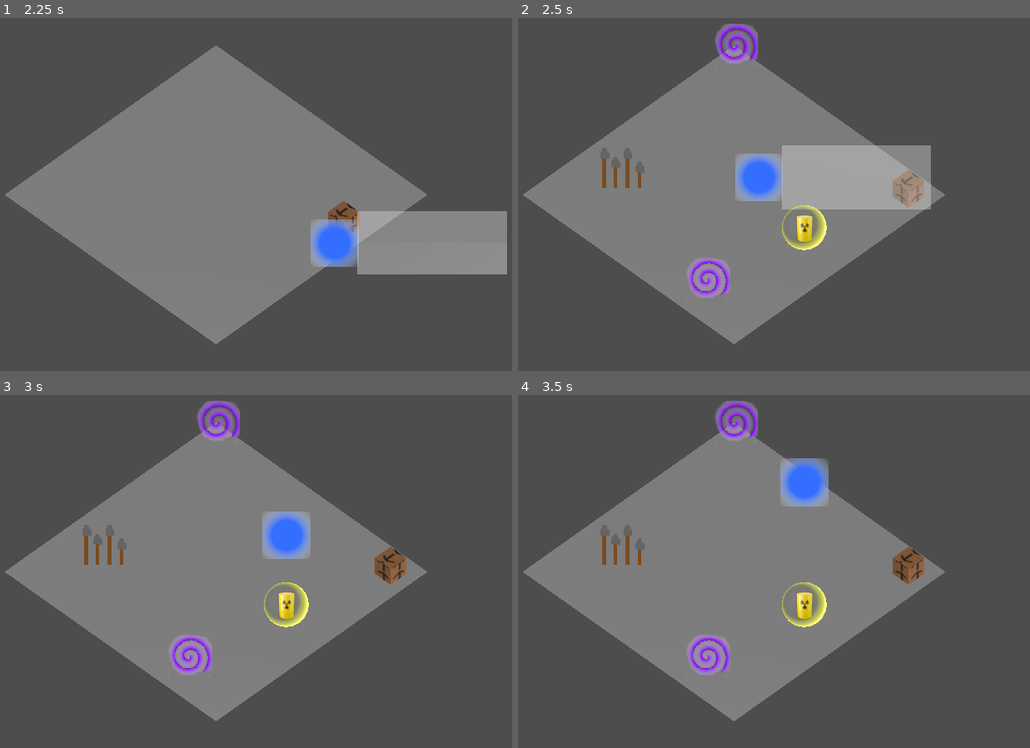
Above: before the commit, frames 1-4 (two rows, left to right).
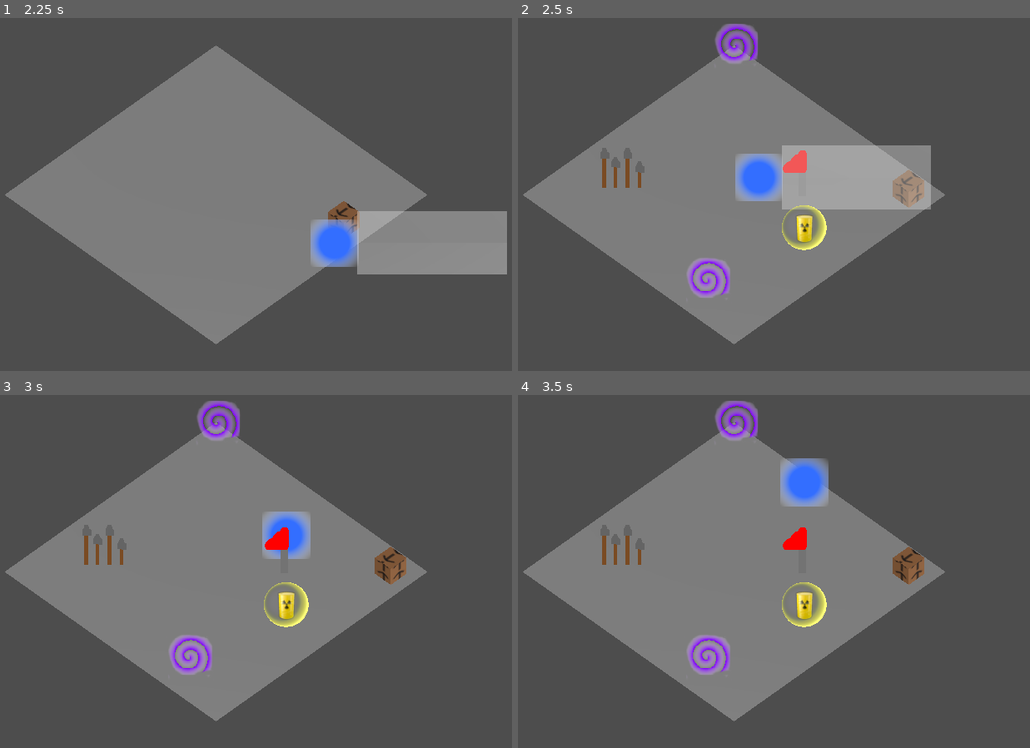
Above: after the commit, the same moments.

Repository: Hazematman/GGJ2025
Game: Godot game, scene res://scenes/main_menu.tscn
Same seed, same stepped clock (60 frames per second), same inputs: the game is played once before the commit and once after it.
Inputs:
- Up to frame 1 (2.25 s): tap Enter (ui_accept) at 0.5, 0.77, 1.52 s; hold Right (ui_right) 0.53-1.28 s; hold E (Interactuar) 0.53-1.28 s; hold Down (ui_down) 1.28-2.03 s; tap E (Interactuar) at 1.35 s; hold Right (ui_right) from 2.03 s (still down); hold Shift (attract) from 2.03 s (still down)
- Up to frame 2 (2.5 s): keep holding Right (ui_right); keep holding Shift (attract); tap E (Interactuar) at 2.3 s
- Up to frame 3 (3 s): release Right (ui_right) at 2.78 s; release Shift (attract) at 2.78 s; hold Up (ui_up) from 2.78 s (still down); tap Ctrl (expulse) at 2.85 s
- Up to frame 4 (3.5 s): keep holding Up (ui_up); tap Enter (ui_accept) at 3.02 s; tap E (Interactuar) at 3.05 s

Frame 1 is identical in both runs. In frame 2, 0.2% of the frame differs, in the area x 51-57%, y 37-44%; in frame 3, 0.3%, in the area x 51-57%, y 37-47%; in frame 4, 0.2%.

Commit message:
Añadir bandera

Diff:
--- /dev/null
+++ b/scenes/bander_con_tierra.tscn
@@ -0,0 +1,11 @@
+[gd_scene load_steps=3 format=3 uid="uid://balgqjj8n5m2f"]
+
+[ext_resource type="PackedScene" uid="uid://b4qb4d5sxi1tg" path="res://scenes/tierra.tscn" id="1_go3l3"]
+[ext_resource type="PackedScene" uid="uid://dv5rewd88c2te" path="res://scenes/bandera.tscn" id="2_eaur6"]
+
+[node name="BanderConTierra" type="Node3D"]
+
+[node name="Tierra" parent="." instance=ExtResource("1_go3l3")]
+
+[node name="Bandera" parent="." instance=ExtResource("2_eaur6")]
+transform = Transform3D(1, 0, 0, 0, 1, 0, 0, 0, 1, 0, 0.167145, 0)
--- /dev/null
+++ b/scenes/bandera.tscn
@@ -0,0 +1,24 @@
+[gd_scene load_steps=4 format=3 uid="uid://dv5rewd88c2te"]
+
+[ext_resource type="Script" path="res://scripts/bandera.gd" id="1_kruef"]
+[ext_resource type="Texture2D" uid="uid://6uu447wrtpjs" path="res://assets/bandera.png" id="2_x1euy"]
+
+[sub_resource type="BoxShape3D" id="BoxShape3D_ovf6a"]
+size = Vector3(0.3, 0.5, 0.3)
+
+[node name="Bandera" type="Area3D"]
+transform = Transform3D(1, 0, 0, 0, 1, 0, 0, 0, 1, 0, 0.25, 0)
+collision_layer = 2048
+collision_mask = 2048
+script = ExtResource("1_kruef")
+
+[node name="Sprite3D" type="Sprite3D" parent="."]
+pixel_size = 0.005
+billboard = 1
+texture_filter = 0
+texture = ExtResource("2_x1euy")
+
+[node name="CollisionShape3D" type="CollisionShape3D" parent="."]
+shape = SubResource("BoxShape3D_ovf6a")
+
+[connection signal="body_entered" from="." to="." method="_on_body_entered"]
--- a/scenes/burbuja.tscn
+++ b/scenes/burbuja.tscn
@@ -38,8 +38,8 @@
 
 [node name="Burbuja" type="CharacterBody3D"]
 transform = Transform3D(1, 0, 0, 0, 1, 0, 0, 0, 1, 0, 0.25, 0)
-collision_layer = 3
-collision_mask = 3
+collision_layer = 2051
+collision_mask = 2051
 script = ExtResource("1_gcaxg")
 
 [node name="CollisionShape3D" type="CollisionShape3D" parent="."]
--- a/scenes/game.tscn
+++ b/scenes/game.tscn
@@ -6,6 +6,7 @@
 [ext_resource type="PackedScene" uid="uid://bhm3q7oo8pjet" path="res://scenes/portal.tscn" id="3_37cqa"]
 [ext_resource type="PackedScene" uid="uid://stkqtq403the" path="res://scenes/piston.tscn" id="4_20j5n"]
 [ext_resource type="PackedScene" uid="uid://dmxkqtmrvjhl" path="res://scenes/burbuja.tscn" id="5_1mhya"]
+[ext_resource type="PackedScene" uid="uid://dv5rewd88c2te" path="res://scenes/bandera.tscn" id="7_vjvvj"]
 
 [sub_resource type="PlaneMesh" id="PlaneMesh_bb8d1"]
 
@@ -51,6 +52,10 @@
 [node name="Burbuja" parent="." instance=ExtResource("5_1mhya")]
 transform = Transform3D(1, 0, 0, 0, 1, 0, 0, 0, 1, 0.656745, 0.25, -0.00675201)
 
+[node name="Bandera" parent="." instance=ExtResource("7_vjvvj")]
+transform = Transform3D(1, 0, 0, 0, 1, 0, 0, 0, 1, 0.356532, 0.25, -0.306759)
+
+[connection signal="gana" from="." to="." method="_on_gana"]
 [connection signal="mata" from="." to="." method="_on_mata"]
 [connection signal="mata" from="Jugador" to="Jugador" method="_on_mata"]
 [connection signal="mata" from="Burbuja" to="Burbuja" method="_on_mata"]
--- a/scenes/mapa_basica.tscn
+++ b/scenes/mapa_basica.tscn
@@ -20,5 +20,6 @@
 
 [node name="Jugador" parent="." instance=ExtResource("1_85i4a")]
 
+[connection signal="gana" from="." to="." method="_on_mata"]
 [connection signal="mata" from="." to="." method="_on_mata"]
 [connection signal="mata" from="Jugador" to="Jugador" method="_on_mata"]
--- /dev/null
+++ b/scripts/bandera.gd
@@ -0,0 +1,5 @@
+extends Area3D
+
+func _on_body_entered(body: Node3D) -> void:
+	body.get_parent().emit_signal("gana")
+	body.get_parent().get_parent().emit_signal("gana")
--- a/scripts/level_editor.gd
+++ b/scripts/level_editor.gd
@@ -8,6 +8,7 @@
 	"Pincho",
 	"Burbuja",
 	"Portal",
+	"Bandera",
 ]
 
 var opcíones_node = {
@@ -16,6 +17,7 @@
 	"Pincho": preload("res://scenes/pincho_con_tierra.tscn"),
 	"Burbuja": preload("res://scenes/burbuja_con_tierra.tscn"),
 	"Portal": preload("res://scenes/portal_con_tierra.tscn"),
+	"Bandera": preload("res://scenes/bander_con_tierra.tscn"),
 }
 
 var mapa_basica: PackedScene = preload("res://scenes/mapa_basica.tscn")
--- a/scripts/mapa_basica.gd
+++ b/scripts/mapa_basica.gd
@@ -5,9 +5,17 @@
 const game_over_screen = preload("res://scenes/game_over.tscn")
 
 signal mata
+signal gana
+
+func _on_gana() -> void:
+	print("GANADOR!")
+	add_child(game_over_screen.instantiate())
 
 func _on_mata() -> void:
-	print("Murio el player")
-	get_parent().add_child(editor)
-	get_parent().remove_child(self)
-	queue_free()
+	print("MATA")
+	if editor != null:
+		get_parent().add_child(editor)
+		get_parent().remove_child(self)
+		queue_free()
+	else:
+		add_child(game_over_screen.instantiate())
Binary file added: assets/bandera.png
Not shown, added: assets/bandera.png.import
Not shown: 1 places in scenes/game.tscn that only renumber resources
Not shown, added: bandera.xcf
